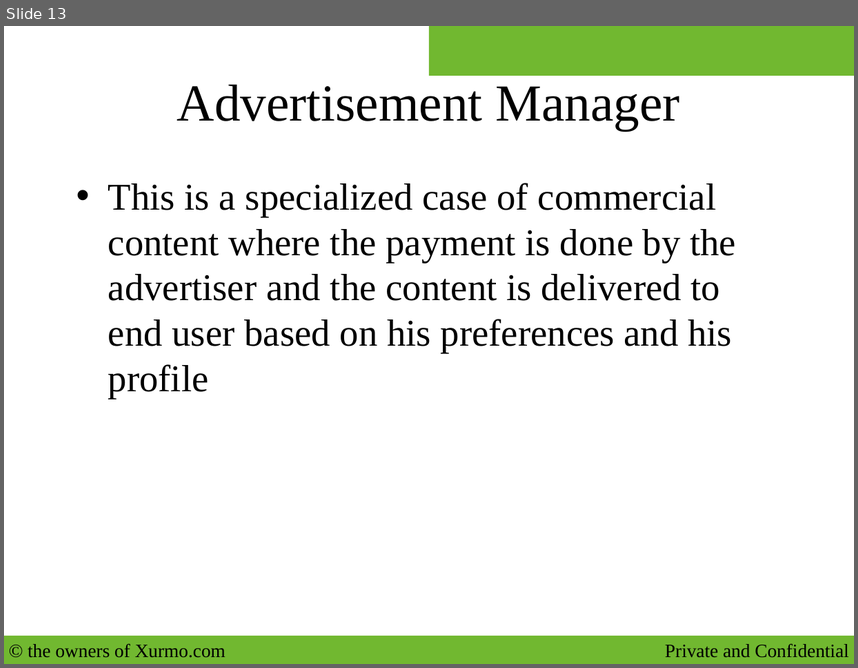
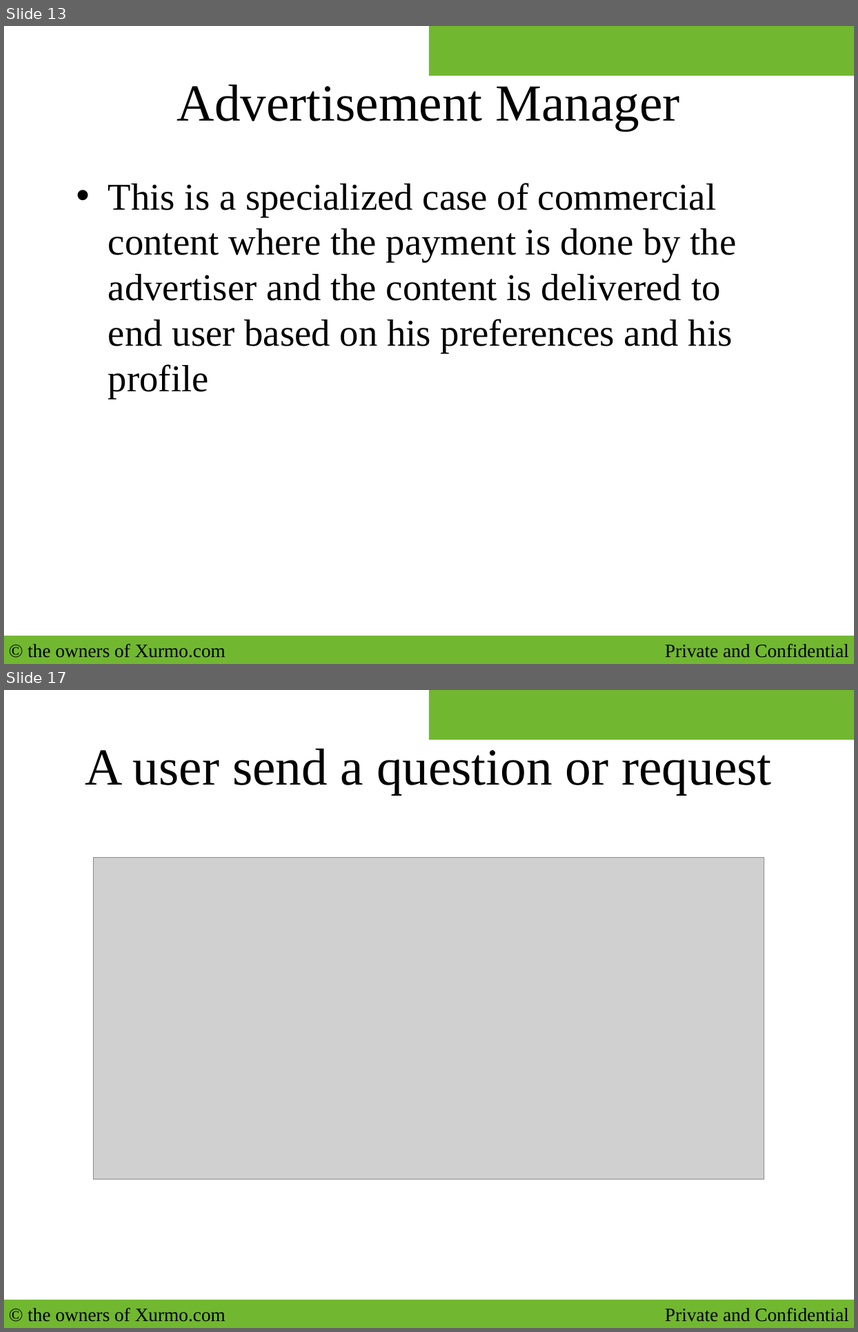
Before and after one commit to vavasthi/xurmo, a slide deck: XurmoDocs/TechDocs/xurmo-arch.ppt. Shown one above the other, each under a label of ours: slide 13 before the commit, slides 13 and 17 after it; the slides between them are not shown. The pictures are 858x668 and 858x1332 pixels, drawn with LibreOffice and Linux fonts; fonts in the diff are those of the drawing; grey boxes stand for pictures; background and template pictures are left out. Boxes give left, top, right and bottom in pixels: in the first picture for what was removed or moved away, otherwise in the second. Text is boxed around its words. In the diff, an @@ line names an element or a change of style, - is before the commit and + after.

```diff
--- a/XurmoDocs/TechDocs/xurmo-arch.ppt
+++ b/XurmoDocs/TechDocs/xurmo-arch.ppt
@@ slide 17 added at bbox=[4, 690, 854, 1328], background #FFFFFF; not listed: 2 template elements that a slide beside it also shows @@
@@ title added at bbox=[85, 748, 771, 795], 44 pt, text #000000 @@
+A user send a question or request
@@ picture added at bbox=[93, 858, 764, 1179] @@
```
Also in this commit, not shown: 1 slide changed, 4 other slides added, 1 slide removed.
